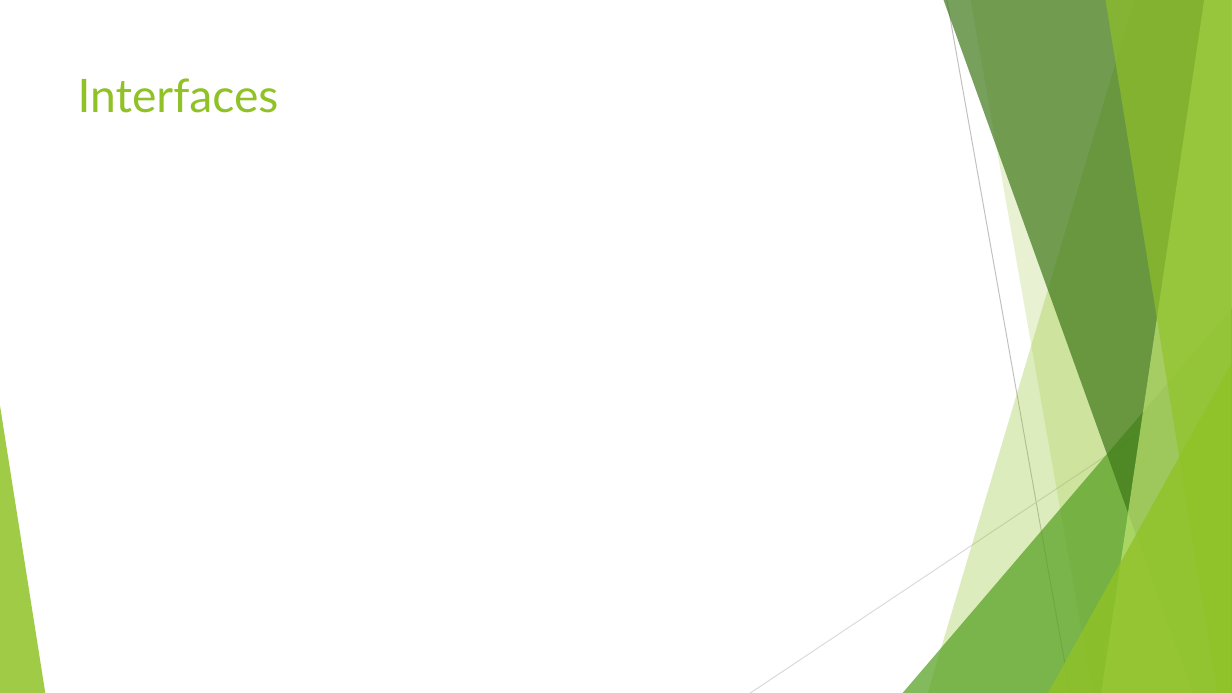
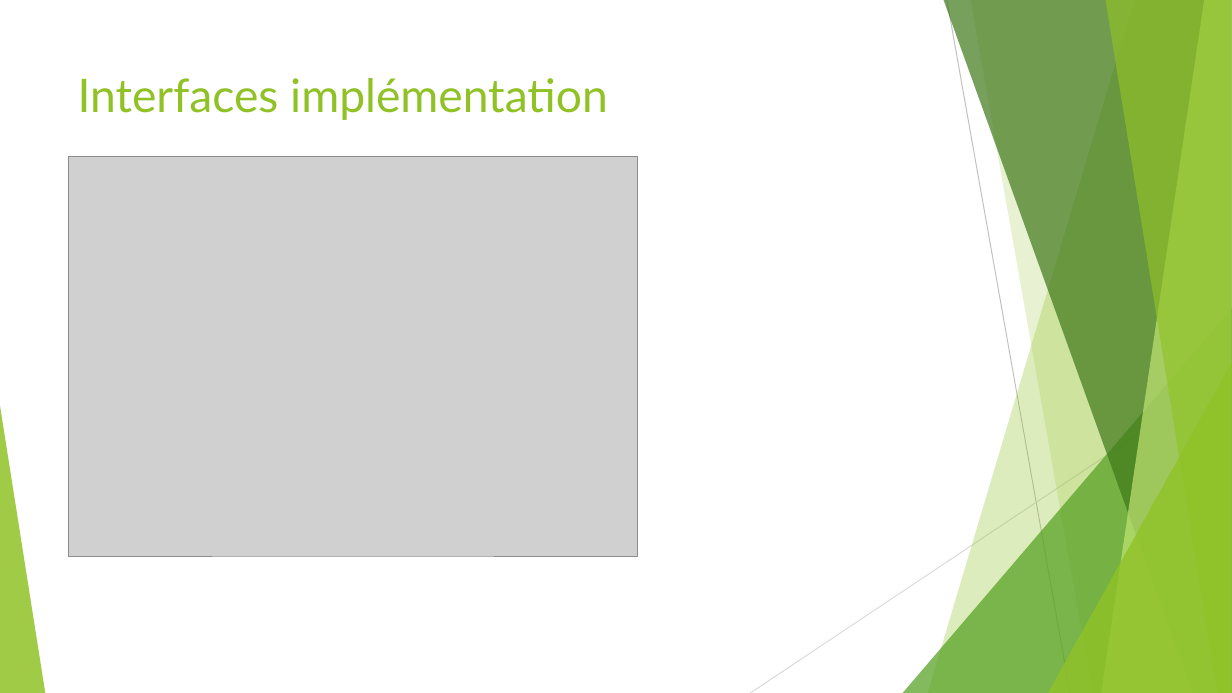
Before and after one commit to worming004/OOPAndGo, a slide deck: slide 11 of PPT/OOPAndGo.pptx. Drawn at 1232x693 pixels with LibreOffice and Linux fonts; fonts in the diff are those of the drawing; grey boxes stand for pictures. Boxes give left, top, right and bottom in pixels: in the first picture for what was removed or moved away, otherwise in the second. Text is boxed around its words. In the diff, an @@ line names an element or a change of style, - is before the commit and + after.

Commit message:
interfaces et héritage

```diff
--- a/PPT/OOPAndGo.pptx
+++ b/PPT/OOPAndGo.pptx
@@ title at <box>78,78,608,120</box>: text changed @@
-Interfaces
+Interfaces implémentation
@@ picture added at <box>68,156,638,556</box> @@
```
Also in this commit, not shown: 3 other slides changed, 1 slide added, 1 other file.
